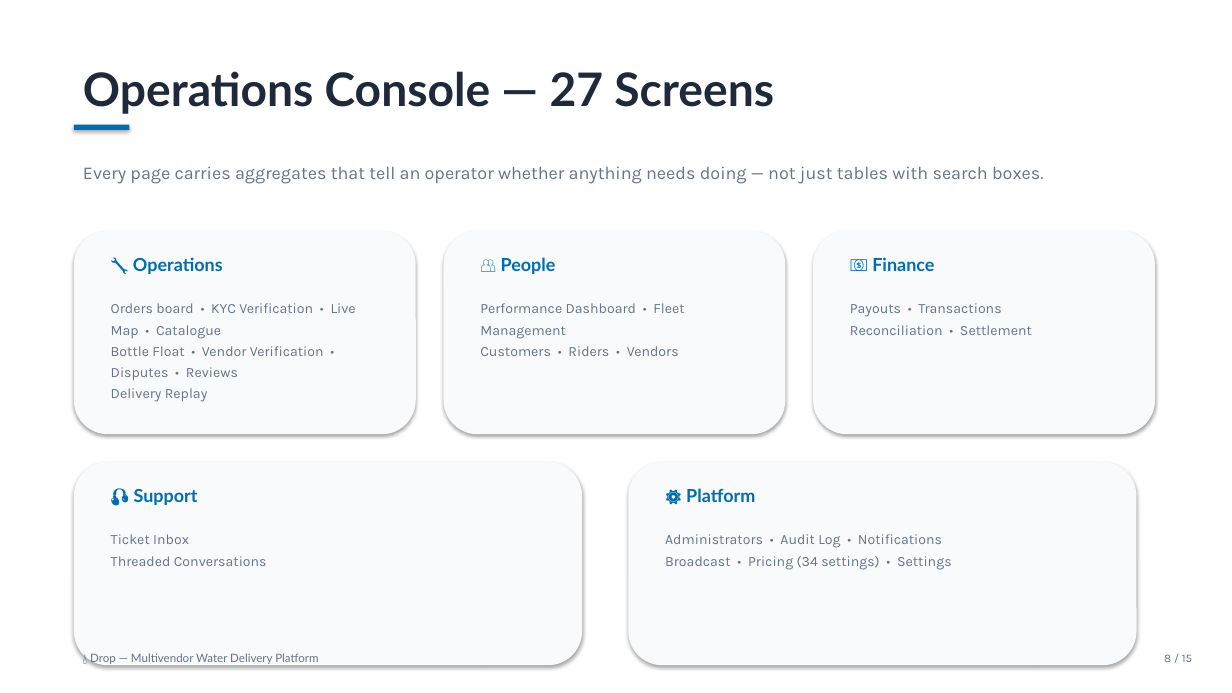
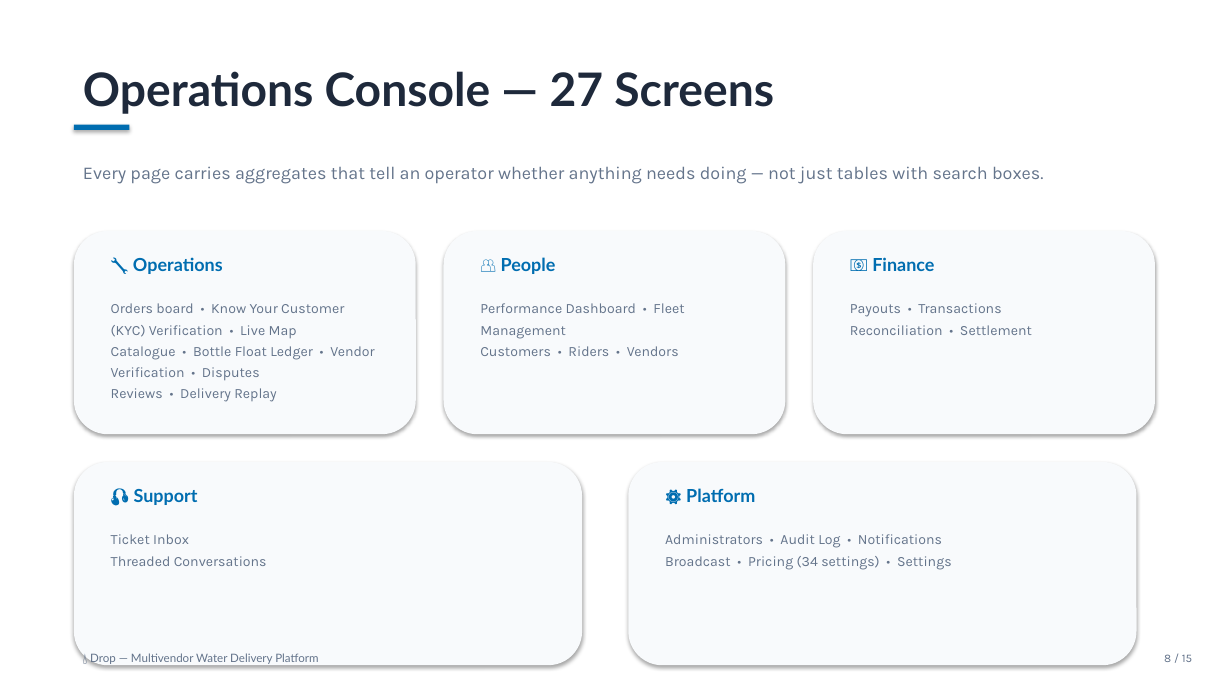
Before and after one commit to WinterJackson/drop-water-delivery-app, a slide deck: slide 8 of Drop_Pitch_Deck.pptx. Drawn at 1232x693 pixels with LibreOffice and Linux fonts; fonts in the diff are those of the drawing. Boxes give left, top, right and bottom in pixels: in the first picture for what was removed or moved away, otherwise in the second. Text is boxed around its words. In the diff, an @@ line names an element or a change of style, - is before the commit and + after.

```diff
--- a/Drop_Pitch_Deck.pptx
+++ b/Drop_Pitch_Deck.pptx
@@ text at [111,303,375,402]: text changed @@
-Orders board • KYC Verification • Live Map • Catalogue
-Bottle Float • Vendor Verification • Disputes • Reviews
-Delivery Replay
+Orders board • Know Your Customer (KYC) Verification • Live Map
+Catalogue • Bottle Float Ledger • Vendor Verification • Disputes
+Reviews • Delivery Replay
```
Also in this commit, not shown: 11 other slides changed.
